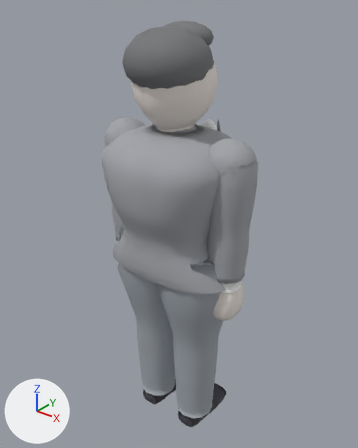
An edit to the glTF model assets/models/jangho_a.glb, drawn before and after from the same camera.
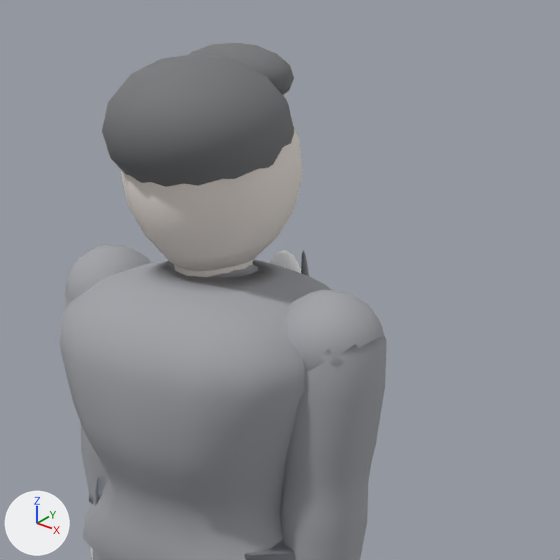
Old and new are each drawn whole from a 50 mm lens placed at (1.276, -1.569, 2.05), pointed at (-0.02, 0.052, 1.045) and again close up on the part from 21% to 95% of the width and 0% to 60% of the height. Arrows for +X, +Y and +Z are at lower left; the lights stay in place. The older version's two pictures come first.

Names of what the first close-up shows: 'Body'.
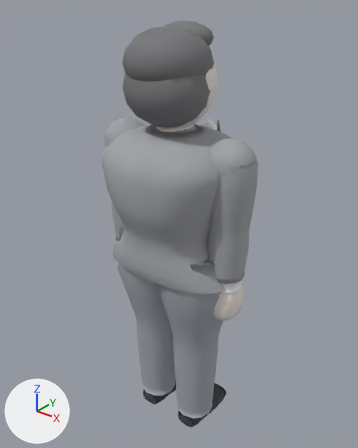
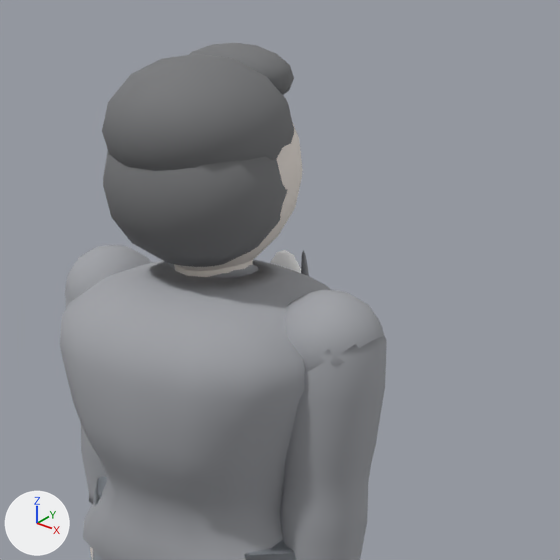
What differs and where, as boxes [x1, y1, x2, y2] in the close-ups (560 x 560 px):
part 1 of me_mesh_0, added: after [103, 152, 288, 267]

The change, as a list of edits to the scene's bpy script:
```text
Change me_mesh_0:
    used by ob_body; location = (0.0, 0.0, 0.0)
    remove me_mesh_0.from_pydata(...)  # 3839 vertices, 7134 faces; spans x -0.39..0.39, y -0.27..0.28, z -0.03..1.92
    add me_mesh_0.from_pydata(...)  # 3946 vertices, 7344 faces; spans x -0.39..0.39, y -0.27..0.28, z -0.03..1.92
    me_mesh_0 part 1: the loose piece of 107 vertices spanning x -0.18..0.18, y -0.21..0.13, z 1.65..1.91 is copied, and the copy is scaled about its middle by (1.05, 0.861, 1.19), then moved by (0.0, -0.02, -0.1); it spans x -0.19..0.19, y -0.21..0.09, z 1.53..1.83
```
